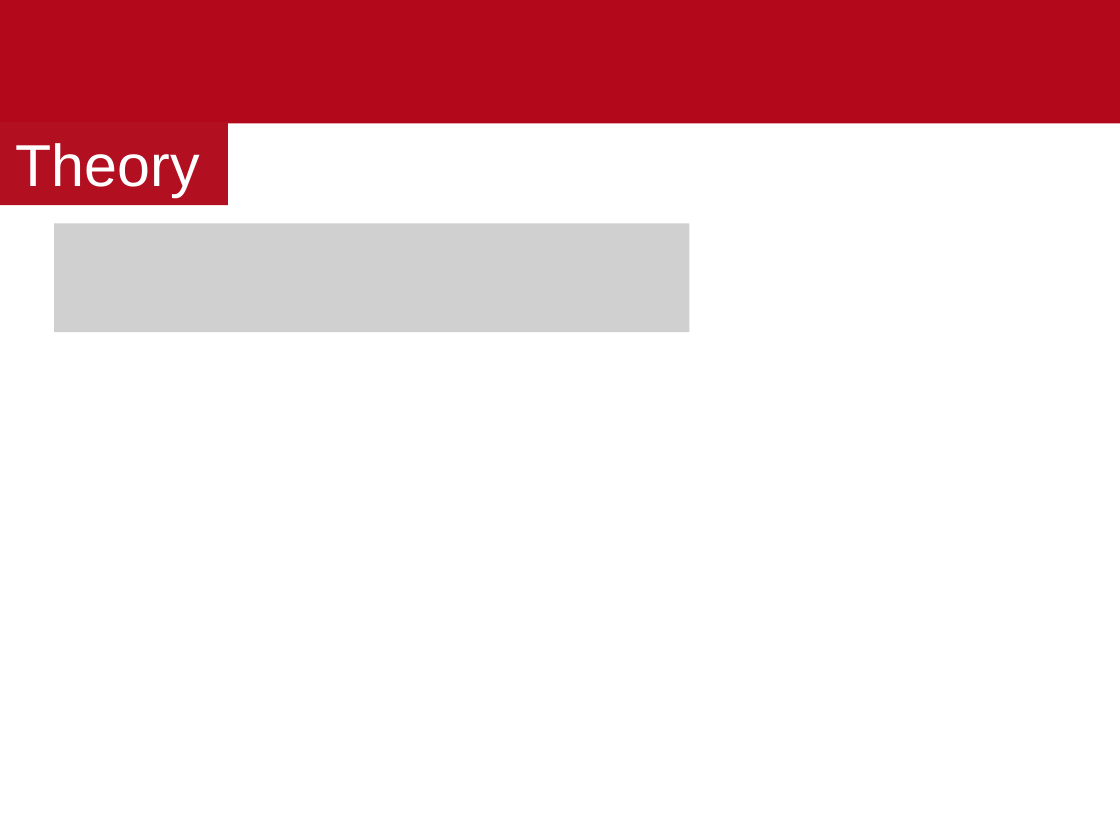
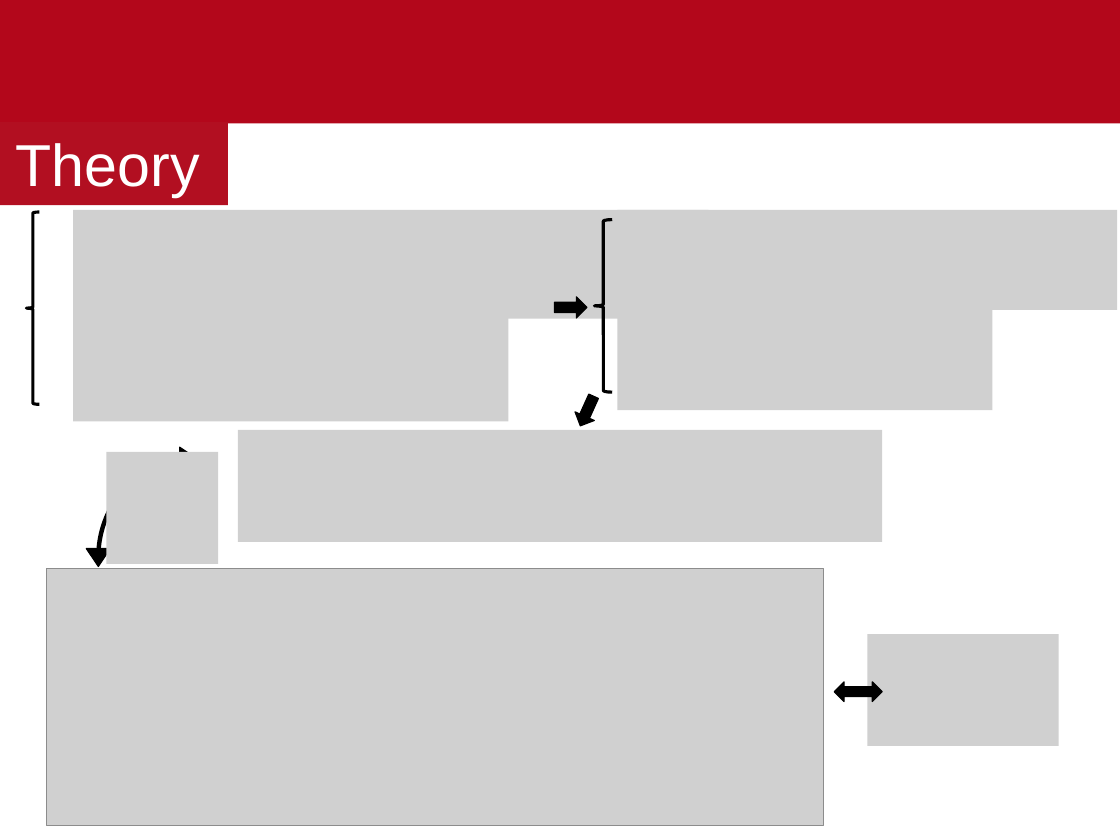
Before and after one commit to SaverioMonaco/QuantumComputingUniPD, a slide deck: slide 2 of 4/Ex4-Monaco-SLIDES.pptx. Drawn at 1120x840 pixels with LibreOffice and Linux fonts; fonts in the diff are those of the drawing; grey boxes stand for pictures; background and template pictures are left out. Boxes give left, top, right and bottom in pixels: in the first picture for what was removed or moved away, otherwise in the second. Text is boxed around its words. In the diff, an @@ line names an element or a change of style, - is before the commit and + after.

```diff
--- a/4/Ex4-Monaco-SLIDES.pptx
+++ b/4/Ex4-Monaco-SLIDES.pptx
@@ picture: place and size @@
-picture at [54, 223, 689, 332]
+picture at [73, 209, 708, 318]
@@ picture added at [617, 209, 1117, 309] @@
@@ left brace added at [27, 212, 40, 404], outline #000000 2 pt @@
@@ left brace added at [595, 220, 613, 392], outline #000000 2 pt @@
@@ picture added at [73, 253, 308, 365] @@
@@ right arrow added at [554, 297, 587, 318], fill #000000, outline #000000 0.75 pt @@
@@ picture added at [73, 309, 508, 421] @@
@@ picture added at [617, 310, 992, 410] @@
@@ right arrow added at [571, 392, 604, 431], fill #000000, outline #000000 0.75 pt @@
@@ rectangle added at [179, 441, 381, 669], fill #FFFFFF @@
@@ triangle added at [180, 447, 198, 472], fill #000000, outline #000000 0.75 pt @@
@@ picture added at [237, 430, 881, 542] @@
@@ ellipse added at [99, 455, 300, 661], outline #000000 2.83 pt @@
@@ picture added at [106, 452, 218, 564] @@
@@ picture added at [46, 568, 823, 825] @@
@@ rectangle added at [78, 551, 280, 669], fill #FFFFFF @@
@@ triangle added at [86, 549, 111, 567], fill #000000, outline #000000 0.75 pt @@
@@ picture added at [867, 634, 1058, 746] @@
@@ left right arrow added at [834, 682, 883, 702], fill #000000, outline #000000 0.75 pt @@
```
